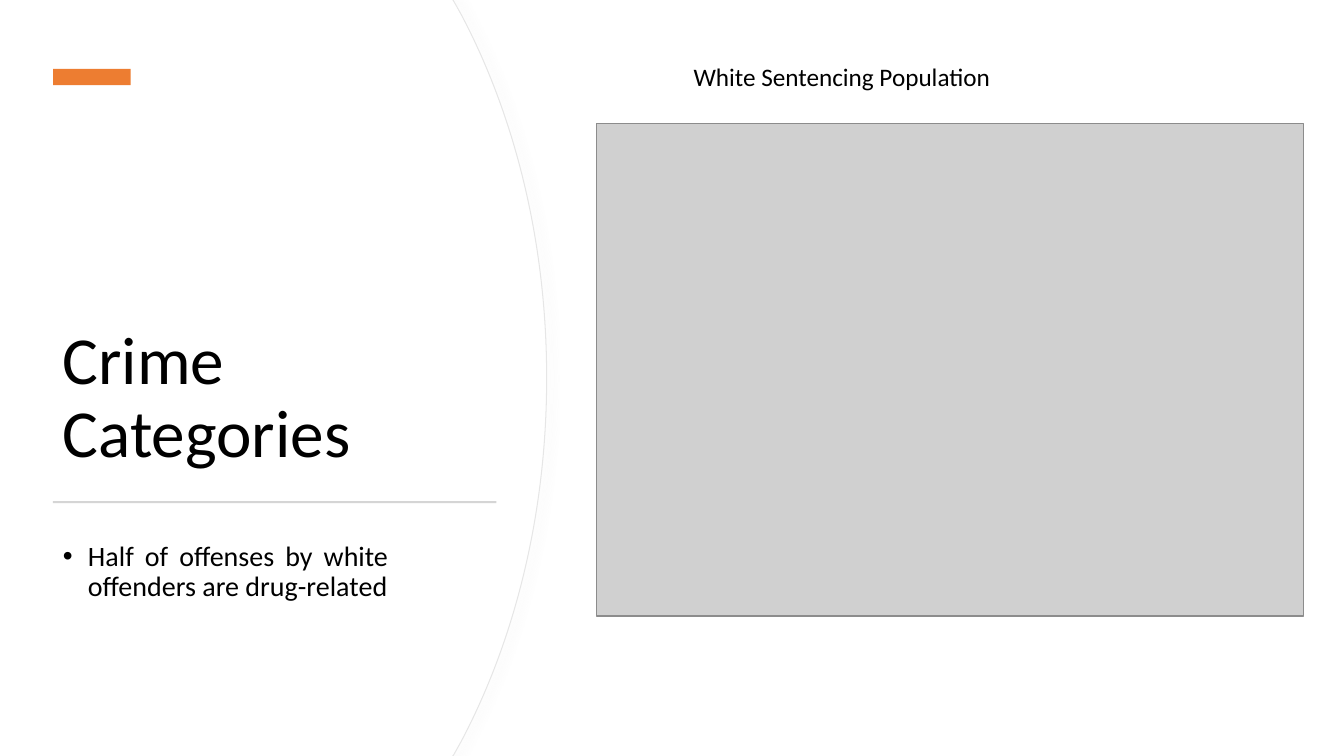
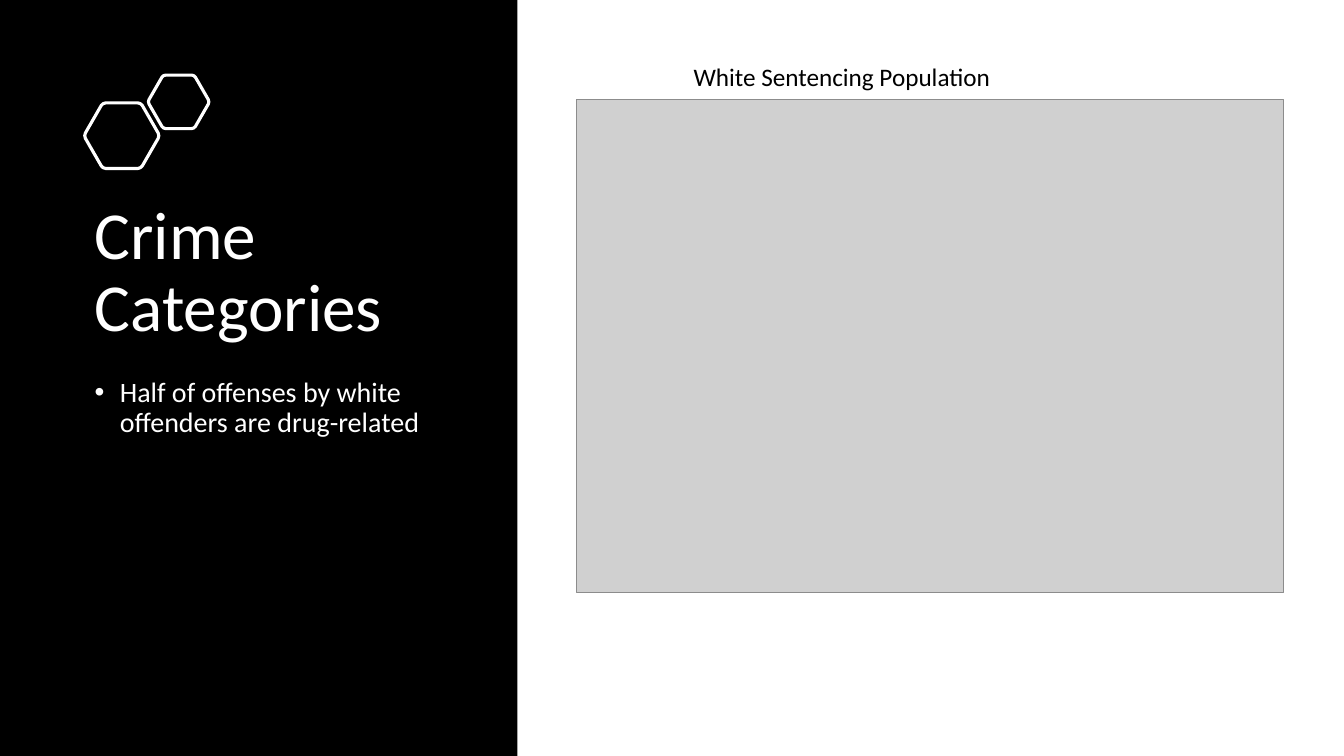
Before and after one commit to jenwhitson/sentencing_project, a slide deck: slide 9 of Presentation.pptx. Drawn at 1344x756 pixels with LibreOffice and Linux fonts; fonts in the diff are those of the drawing; grey boxes stand for pictures. Boxes give left, top, right and bottom in pixels: in the first picture for what was removed or moved away, otherwise in the second. Text is boxed around its words. In the diff, an @@ line names an element or a change of style, - is before the commit and + after.

Commit message:
updated theme

```diff
--- a/Presentation.pptx
+++ b/Presentation.pptx
@@ freeform shape removed at (0,0,546,756) @@
@@ freeform shape removed at (0,0,545,756) @@
@@ rectangle added at (0,0,517,756), fill #000000 @@
@@ text "White Sentencing Population" at (694,68,989,91): more space between paragraphs @@
@@ rectangle removed at (53,69,131,85) @@
@@ freeform shape added at (148,76,209,129), outline #FFFFFF 2.25 pt @@
@@ freeform shape added at (85,103,159,168), outline #FFFFFF 2.25 pt @@
@@ picture: place and size @@
-picture at (597,123,1304,616)
+picture at (577,100,1284,593)
@@ title "Crime Categories": place and size @@
-title "Crime Categories" at (63,337,351,469)
+title "Crime Categories" at (95,212,383,343)
@@ title "Crime Categories" at (95,212,383,343): text colour #000000 to #FFFFFF; vertical alignment bottom to top @@
@@ text "Half of offenses by white ...": place and size @@
-text "Half of offenses by white ..." at (88,546,388,601)
+text "Half of offenses by white ..." at (120,382,419,437)
@@ text "Half of offenses by white ..." at (120,382,419,437): text colour #000000 to #FFFFFF; alignment justified to left @@
@@ rectangle removed at (53,501,497,503) @@
```
Also in this commit, not shown: 14 other slides changed, 1 slide removed.
